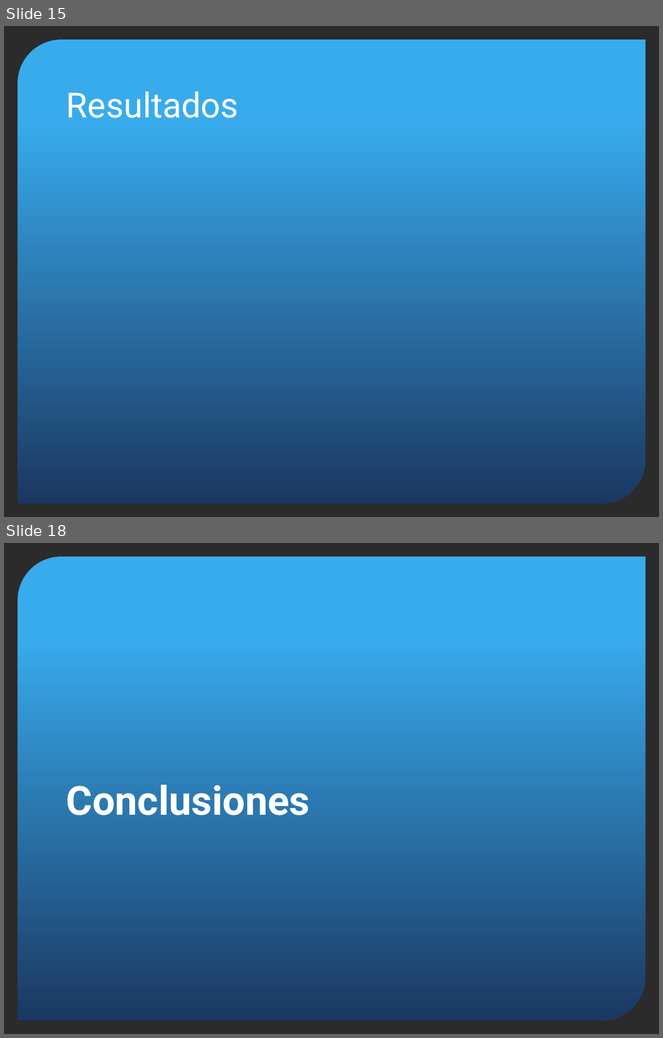
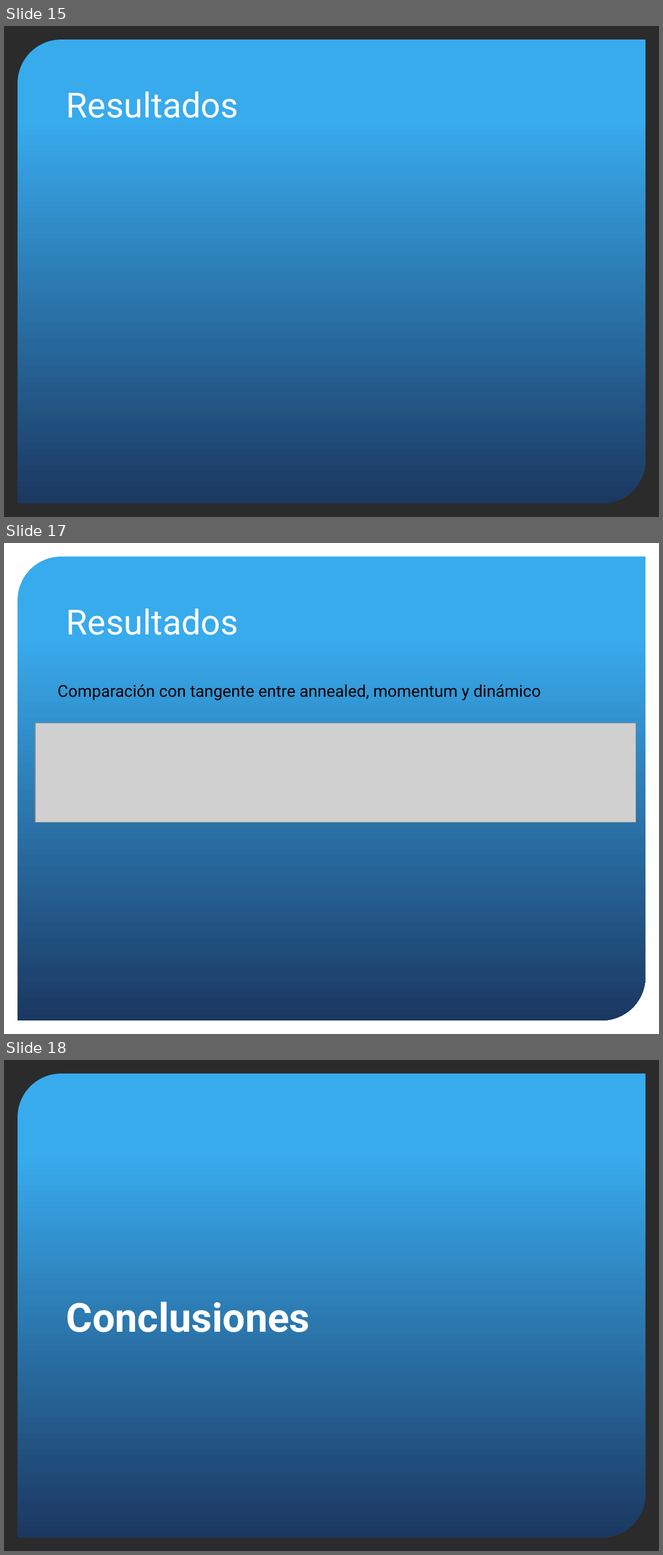
Before and after one commit to joseignaciosg/SIA-TP2, a slide deck: docs/SIA-TP2.pptx. Shown one above the other, each under a label of ours: slides 15 and 18 before the commit, slides 15, 17 and 18 after it; the slides between them are not shown. The pictures are 663x1038 and 663x1555 pixels, drawn with LibreOffice and Linux fonts; fonts in the diff are those of the drawing; grey boxes stand for pictures; background and template pictures are left out; a plain dark background stands for a picture behind light text. Boxes give left, top, right and bottom in pixels: in the first picture for what was removed or moved away, otherwise in the second. Text is boxed around its words. In the diff, an @@ line names an element or a change of style, - is before the commit and + after.

```diff
--- a/docs/SIA-TP2.pptx
+++ b/docs/SIA-TP2.pptx
@@ slide 17 added at [4, 543, 659, 1034], background picture (left out); not listed: 1 template element that a slide beside it also shows @@
@@ title added at [66, 609, 239, 635], 38 pt, text #FFFFFF @@
+Resultados
@@ text added at [58, 684, 541, 701], 18 pt, text #000000 @@
+Comparación con tangente entre annealed, momentum y dinámico
@@ picture added at [35, 723, 636, 823] @@
```
Also in this commit, not shown: 1 slide changed, 1 slide removed, 7 other files.
